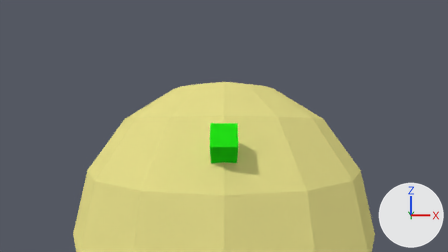
The Blender file Projeto.blend, before and after one commit.
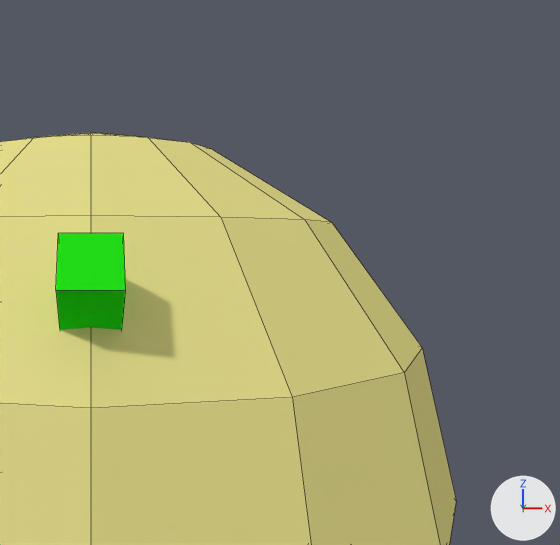
Old and new are each drawn from the file's camera 'Câmera' and again close up on the part from 42% to 93% of the width and 11% to 100% of the height. The lights are fixed; the arrows at lower right show +X, +Y and +Z. The close-ups show mesh edges as thin lines.

In view in the first close-up: 'obj_planeta', 'obj_player'.
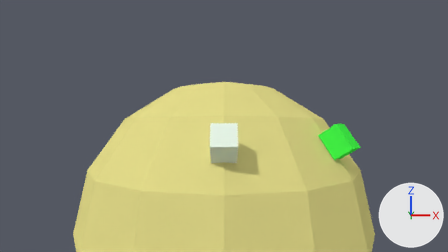
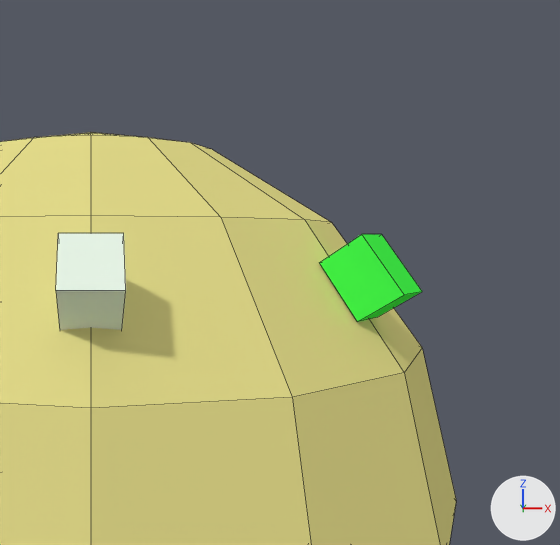
Commit message: Adicionado movimentos padrões do inimigo

What the commit changed:
Material 'Cube' (mat_cube) changes colour from green #24e718 to white #f1fff0; in linear values from (0.0178, 0.8, 0.00937) to (0.877, 1.0, 0.87).
Material 'Cube.001' (mat_cube_001) is new.
Its base color is (0.0614, 1.0, 0.0742) (green #46ff4d).
Mesh me_cube_002 is new.
It is a box spanning x -0.432..0.432, y -0.571..0.571, z -0.432..0.432.
It uses material mat_cube_001 (green #46ff4d).
Object 'obj_inimigo' (ob_obj_inimigo) is new; it shows me_cube_002.
Its parent is ob_empty_inimigorotation.
Its matrix parent inverse is Matrix(((0.709, 0.706, 0.0, 0.0), (-0.397, 0.399, 0.827, 0.0), (0.583, -0.586, 0.563, 0.0), (0.0, 0.0, 0.0, 1.0))).
Its location is (4.675, -4.693, 4.486).
Its rotation in degrees is (56, 0, 45).
Object 'empty_inimigoRotation' (ob_empty_inimigorotation) is new.
Its location is (0.0, 0.0, 0.0).
Its rotation in degrees is (56, 0, 45).

Where the change shows, as pixel boxes (x1, y1, x2, y2) in the close-ups (560 x 545 px):
'obj_player', recoloured: (56, 233, 126, 330) in both
'obj_inimigo', added (green): after (320, 234, 422, 322)
